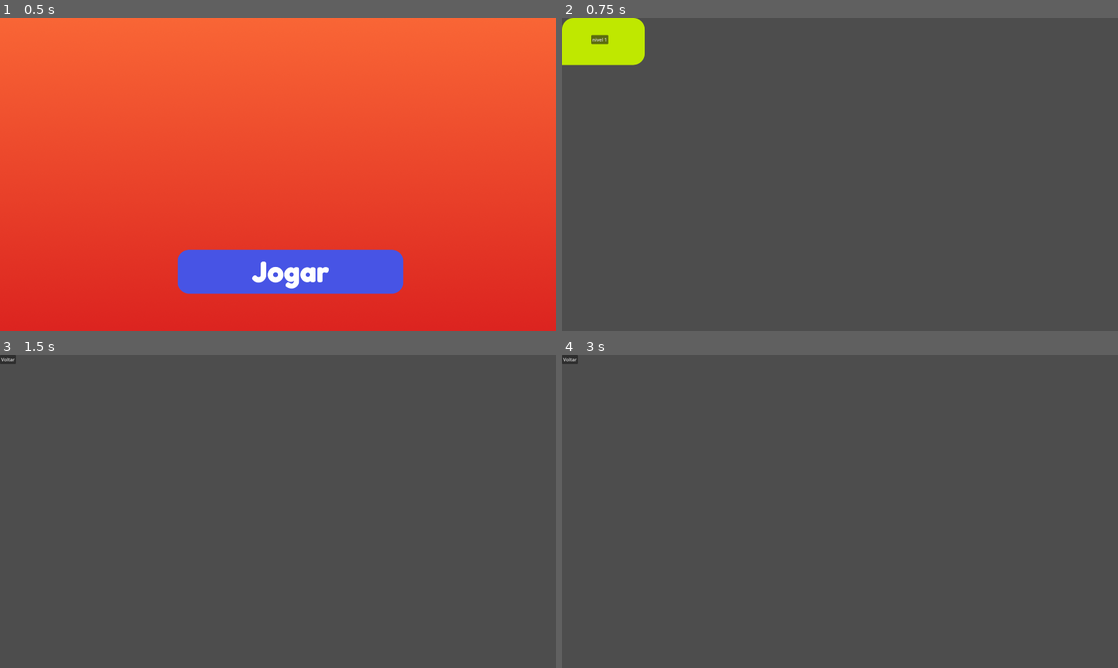
Above: before the commit, frames 1-4 (two rows, left to right).
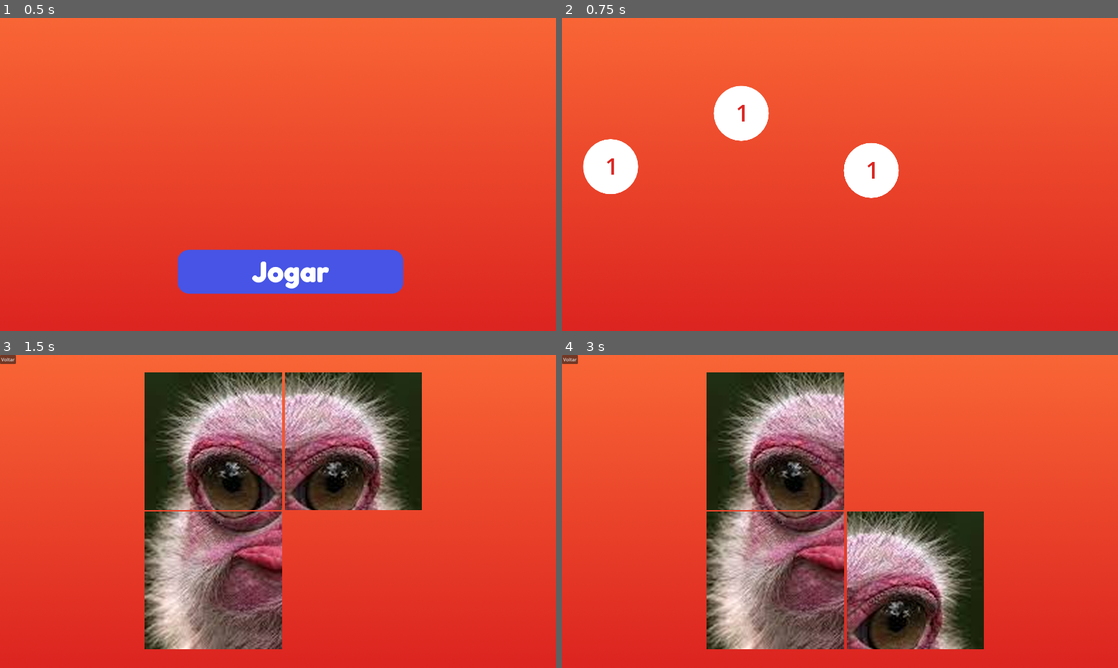
Above: after the commit, the same moments.

Repository: libumdsgn/quebra-cabecas
Game: Godot game, scene res://scenes/Main.tscn
The game is run twice, just before and just after one commit, with the same random seed, the same clock (stepped at 60 frames per second) and the same inputs.
Inputs (mouse positions are in pixels of both pictures, inside the frame that each line leads up to; where the layout moved, square brackets give the same spot in the first picture):
- Up to frame 1 (0.5 s): no input
- Up to frame 2 (0.75 s): click (851, 271) at 0.5 s
- Up to frame 3 (1.5 s): click "nivel 1" (after the commit: "1") at 1.25 s
- Up to frame 4 (3 s): click (773, 442) [656, 433] at 2 s; click (917, 442) [795, 433] at 2.75 s

Frame 1 is identical in both runs. In frame 2, 100% of the frame differs, in the area x 0-100%, y 0-100%; in frame 3, 97%; in frame 4, 97%.
Error before the commit: Invalid access to property or key 'posicao' on a base object of type 'Nil'. (res://scripts/Board.gd:129)

Commit message:
WIP: pausa pro almoço. tô fazendo parametros globais para poder passar para o botao de nivel qual forma de board a matriz tem que abrir quando o board for chamado

Diff:
--- a/assets/textures/LevelButton_PlaceHolder.tres
+++ b/assets/textures/LevelButton_PlaceHolder.tres
@@ -1,7 +1,8 @@
 [gd_resource type="StyleBoxFlat" format=3 uid="uid://bf0m70wqpgy3v"]
 
 [resource]
-bg_color = Color(0.748471, 0.9079449, 1.1551381e-06, 1)
-corner_radius_top_left = 40
-corner_radius_top_right = 40
-corner_radius_bottom_right = 40
+bg_color = Color(1, 1, 1, 1)
+corner_radius_top_left = 100
+corner_radius_top_right = 100
+corner_radius_bottom_right = 100
+corner_radius_bottom_left = 100
--- a/boards/Board4x4.tres
+++ /dev/null
@@ -1,7 +0,0 @@
-[gd_resource type="Resource" load_steps=2 format=3 uid="uid://cv4v10uwx78hr"]
-
-[ext_resource type="Script" uid="uid://c8iuk1qxwevug" path="res://scripts/BoardConfig.gd" id="1_2nr0e"]
-
-[resource]
-script = ExtResource("1_2nr0e")
-cell_layout = Array[Dictionary]([{}, {}, {}])
--- /dev/null
+++ b/boards/cells_2x2.tscn
@@ -0,0 +1,52 @@
+[gd_scene load_steps=5 format=3 uid="uid://draopuydvh2by"]
+
+[ext_resource type="PackedScene" uid="uid://gldfshi43egn" path="res://scenes/componentes/Cell.tscn" id="1_f2jac"]
+[ext_resource type="Texture2D" uid="uid://bjwx0h1sdsqpj" path="res://assets/images/level_1/puzzle_image_01.png" id="2_0qvmo"]
+[ext_resource type="Texture2D" uid="uid://cajojm6p37vdn" path="res://assets/images/level_1/puzzle_image_02.png" id="3_usjqs"]
+[ext_resource type="Texture2D" uid="uid://cb2jeninl2i8l" path="res://assets/images/level_1/puzzle_image_03.png" id="4_qxl1p"]
+
+[node name="Cells2x2" type="Control"]
+layout_mode = 3
+anchors_preset = 15
+anchor_right = 1.0
+anchor_bottom = 1.0
+grow_horizontal = 2
+grow_vertical = 2
+size_flags_horizontal = 3
+size_flags_vertical = 3
+
+[node name="Cell" parent="." instance=ExtResource("1_f2jac")]
+layout_mode = 0
+offset_left = 500.0
+offset_top = 60.0
+offset_right = 974.0
+offset_bottom = 534.0
+texture_normal = ExtResource("2_0qvmo")
+id = 1
+
+[node name="Cell2" parent="." instance=ExtResource("1_f2jac")]
+layout_mode = 0
+offset_left = 983.0
+offset_top = 60.0
+offset_right = 1457.0
+offset_bottom = 534.0
+texture_normal = ExtResource("3_usjqs")
+id = 2
+
+[node name="Cell3" parent="." instance=ExtResource("1_f2jac")]
+layout_mode = 0
+offset_left = 500.0
+offset_top = 541.0
+offset_right = 974.0
+offset_bottom = 1015.0
+texture_normal = ExtResource("4_qxl1p")
+id = 3
+
+[node name="Cell4" parent="." instance=ExtResource("1_f2jac")]
+layout_mode = 0
+offset_left = 983.0
+offset_top = 541.0
+offset_right = 1457.0
+offset_bottom = 1015.0
+id = 4
+is_empty = true
--- /dev/null
+++ b/boards/cells_3x2.tscn
@@ -0,0 +1,64 @@
+[gd_scene load_steps=2 format=3 uid="uid://c0ia54sqoid6t"]
+
+[ext_resource type="PackedScene" uid="uid://gldfshi43egn" path="res://scenes/componentes/Cell.tscn" id="1_y3m76"]
+
+[node name="Cells2x3" type="Control"]
+layout_mode = 3
+anchors_preset = 15
+anchor_right = 1.0
+anchor_bottom = 1.0
+grow_horizontal = 2
+grow_vertical = 2
+size_flags_horizontal = 3
+size_flags_vertical = 3
+
+[node name="Cell" parent="." instance=ExtResource("1_y3m76")]
+layout_mode = 0
+offset_left = 272.0
+offset_top = 144.0
+offset_right = 746.0
+offset_bottom = 544.0
+id = 1
+
+[node name="Cell2" parent="." instance=ExtResource("1_y3m76")]
+layout_mode = 0
+offset_left = 760.0
+offset_top = 144.0
+offset_right = 1234.0
+offset_bottom = 544.0
+id = 2
+
+[node name="Cell3" parent="." instance=ExtResource("1_y3m76")]
+layout_mode = 0
+offset_left = 1248.0
+offset_top = 144.0
+offset_right = 1722.0
+offset_bottom = 544.0
+id = 3
+
+[node name="Cell4" parent="." instance=ExtResource("1_y3m76")]
+layout_mode = 0
+offset_left = 272.0
+offset_top = 560.0
+offset_right = 746.0
+offset_bottom = 960.0
+id = 4
+
+[node name="Cell5" parent="." instance=ExtResource("1_y3m76")]
+custom_minimum_size = Vector2(474, 400)
+layout_mode = 0
+offset_left = 760.0
+offset_top = 560.0
+offset_right = 1234.0
+offset_bottom = 960.0
+id = 5
+
+[node name="Cell6" parent="." instance=ExtResource("1_y3m76")]
+custom_minimum_size = Vector2(474, 400)
+layout_mode = 0
+offset_left = 1248.0
+offset_top = 560.0
+offset_right = 1722.0
+offset_bottom = 960.0
+id = 6
+is_empty = true
--- /dev/null
+++ b/config/GameParams.gd
@@ -0,0 +1,11 @@
+extends Node
+
+var tipo_boards = {
+	"DEFAULT": "res://boards/cells_2x2.tscn",
+	"3X2": "res://boards/cells_3x2.tscn",
+}
+
+var nivel_config ={
+	1: tipo_boards["DEFAULT"],
+	2: tipo_boards["3X2"],
+}
--- /dev/null
+++ b/config/GameState.gd
@@ -0,0 +1,5 @@
+extends Node
+
+var board_setup = [
+	{"nivel": 1, "ordem":[],},
+]
--- a/levels/LevelData.tres
+++ /dev/null
@@ -1,11 +0,0 @@
-[gd_resource type="Resource" load_steps=2 format=3 uid="uid://cjcvu6fok4bcp"]
-
-[ext_resource type="Script" uid="uid://kjdqllyjoep3" path="res://scripts/LevelData.gd" id="1_otq70"]
-
-[resource]
-script = ExtResource("1_otq70")
-id = 1
-title = "nivel 1"
-board_config_path = "uid://cv4v10uwx78hr"
-image_folder_path = "res://assets/images/level_1/"
-image_file_name = "puzzle_image_01.png"
--- a/levels/level_01.tres
+++ /dev/null
@@ -1,3 +0,0 @@
-[gd_resource type="Resource" format=3 uid="uid://cfquwbtpvo4xk"]
-
-[resource]
--- a/scenes/BotaoNivel.tscn
+++ b/scenes/BotaoNivel.tscn
@@ -6,10 +6,10 @@
 
 [node name="BotaoNivel" type="Control"]
 layout_mode = 3
-anchor_right = 0.24800001
-anchor_bottom = 0.24800001
-offset_right = 0.3039856
-offset_bottom = 0.29599
+anchor_right = 0.09900001
+anchor_bottom = 0.17600001
+offset_right = -0.08001709
+offset_bottom = -0.08001709
 grow_horizontal = 2
 grow_vertical = 2
 size_flags_horizontal = 3
@@ -18,14 +18,17 @@
 
 [node name="Panel" type="Panel" parent="."]
 layout_mode = 0
-offset_right = 285.98465
-offset_bottom = 162.0
+offset_right = 190.0
+offset_bottom = 190.0
 theme_override_styles/panel = ExtResource("2_emfp6")
 
 [node name="Button" type="Button" parent="Panel"]
 layout_mode = 0
-offset_left = 101.0
-offset_top = 59.0
-offset_right = 160.0
-offset_bottom = 90.0
-text = "nivel 1"
+offset_left = 70.0
+offset_top = 33.0
+offset_right = 129.0
+offset_bottom = 151.0
+theme_override_colors/font_color = Color(0.8627451, 0.14117648, 0.1254902, 1)
+theme_override_font_sizes/font_size = 80
+text = "1"
+flat = true
--- a/scenes/Niveis.tscn
+++ b/scenes/Niveis.tscn
@@ -1,7 +1,8 @@
-[gd_scene load_steps=3 format=3 uid="uid://jgjo70qp5qrp"]
+[gd_scene load_steps=4 format=3 uid="uid://jgjo70qp5qrp"]
 
 [ext_resource type="PackedScene" uid="uid://devjft14b0xg2" path="res://scenes/BotaoNivel.tscn" id="1_gdal1"]
 [ext_resource type="Script" uid="uid://drd3g3uu244in" path="res://scripts/Niveis.gd" id="1_gqd4y"]
+[ext_resource type="PackedScene" uid="uid://dervolcxhwh4" path="res://scenes/componentes/Background.tscn" id="2_eev7p"]
 
 [node name="Niveis" type="Control"]
 layout_mode = 3
@@ -14,5 +15,28 @@
 size_flags_vertical = 3
 script = ExtResource("1_gqd4y")
 
+[node name="Background" parent="." instance=ExtResource("2_eev7p")]
+layout_mode = 0
+offset_right = 1920.0
+offset_bottom = 1080.0
+
 [node name="BotaoNivel" parent="." instance=ExtResource("1_gdal1")]
 layout_mode = 1
+offset_left = 73.0
+offset_top = 418.0
+offset_right = 73.303955
+offset_bottom = 418.29596
+
+[node name="BotaoNivel2" parent="." instance=ExtResource("1_gdal1")]
+layout_mode = 1
+offset_left = 524.0
+offset_top = 234.0
+offset_right = 524.30396
+offset_bottom = 234.29596
+
+[node name="BotaoNivel3" parent="." instance=ExtResource("1_gdal1")]
+layout_mode = 1
+offset_left = 973.0
+offset_top = 431.0
+offset_right = 973.30396
+offset_bottom = 431.29596
--- a/scenes/componentes/Board.tscn
+++ b/scenes/componentes/Board.tscn
@@ -1,33 +1,25 @@
-[gd_scene load_steps=3 format=3 uid="uid://cjnmcg630poyy"]
+[gd_scene load_steps=4 format=3 uid="uid://cjnmcg630poyy"]
 
-[ext_resource type="PackedScene" uid="uid://gldfshi43egn" path="res://scenes/componentes/Cell.tscn" id="1_m8p8g"]
 [ext_resource type="Script" uid="uid://cr3s36h31gmvm" path="res://scripts/Board.gd" id="1_vsa3e"]
+[ext_resource type="PackedScene" uid="uid://draopuydvh2by" path="res://boards/cells_2x2.tscn" id="2_gkdw1"]
+[ext_resource type="PackedScene" uid="uid://dervolcxhwh4" path="res://scenes/componentes/Background.tscn" id="2_vsa3e"]
 
 [node name="Board" type="Control"]
 layout_mode = 3
 anchors_preset = 0
-offset_right = 1152.0
-offset_bottom = 646.0
+offset_right = 1920.0
+offset_bottom = 1080.0
 script = ExtResource("1_vsa3e")
+metadata/_edit_horizontal_guides_ = [58.0, 1033.0]
+metadata/_edit_vertical_guides_ = [303.0, 1630.0]
 
-[node name="Cells" type="Control" parent="."]
-anchors_preset = 0
-offset_right = 1154.0
-offset_bottom = 649.0
+[node name="Background" parent="." instance=ExtResource("2_vsa3e")]
+layout_mode = 0
+offset_right = 1920.0
+offset_bottom = 1080.0
 
-[node name="Cell" parent="Cells" instance=ExtResource("1_m8p8g")]
-layout_mode = 0
-offset_left = 81.0
-offset_top = 28.0
-offset_right = 555.0
-offset_bottom = 502.0
-
-[node name="Cell2" parent="Cells" instance=ExtResource("1_m8p8g")]
-layout_mode = 0
-offset_left = 579.0
-offset_top = 35.0
-offset_right = 1053.0
-offset_bottom = 509.0
+[node name="Cells2x2" parent="." instance=ExtResource("2_gkdw1")]
+layout_mode = 1
 
 [node name="Button" type="Button" parent="."]
 layout_mode = 0
--- a/scenes/componentes/Cell.tscn
+++ b/scenes/componentes/Cell.tscn
@@ -4,5 +4,5 @@
 
 [node name="Cell" type="TextureButton"]
 offset_right = 474.0
-offset_bottom = 474.0
+offset_bottom = 400.0
 script = ExtResource("1_f2m7x")
--- a/scripts/Board.gd
+++ b/scripts/Board.gd
@@ -2,7 +2,7 @@
 
 @export var nivel: int = 1  # usado no nome do arquivo de save (user://save_level_X.json)
 
-@onready var cells_container = $Cells
+@onready var cells_container = $Cells2x2
 
 var main_ref
 var cells: Array = []                # lista de nós Cell
Binary file added: assets/images/level_2/puzzle_image_01.png
Not shown, added: assets/images/level_2/puzzle_image_01.png.import
Binary file added: assets/images/level_2/puzzle_image_02.png
Not shown, added: assets/images/level_2/puzzle_image_02.png.import
Binary file added: assets/images/level_2/puzzle_image_03-1.png
Not shown, added: assets/images/level_2/puzzle_image_03-1.png.import
Binary file added: assets/images/level_2/puzzle_image_03.png
Not shown, added: assets/images/level_2/puzzle_image_03.png.import
Binary file added: assets/images/level_2/puzzle_image_04.png
Not shown, added: assets/images/level_2/puzzle_image_04.png.import
Not shown, added: config/GameParams.gd.uid
Not shown, added: config/GameState.gd.uid
